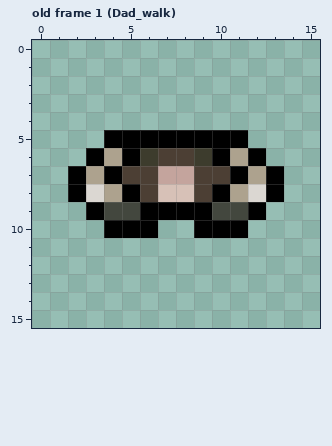
One commit to this pixel-art file: topdown_dad.aseprite. This is how it looked before the edit.
16x16 pixels, 54 frames. Shown: old frame 1 (Dad_walk). The commit also changed other frames, which this record leaves out.
Now the later version:
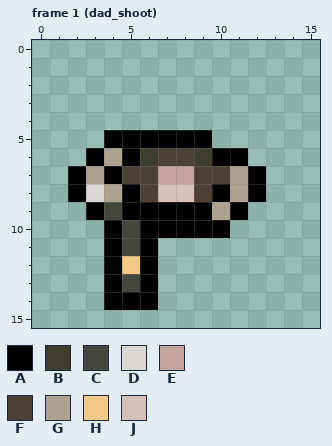
Palette (. is transparent): A #000000  B #3d3c2d  C #43473e  D #dbd7d2  E #c4a49d  F #4c3f34  G #ada28e  H #f2c885  J #d7c1b7
A new or re-ordered frame is compared with the old frame closest to it.
Diff:
frames 54 -> 60
Frame 1 (dad_shoot) is new; against old frame 1 (Dad_walk), layer "Layer 1":
y 5: x 10..11 AA -> ..
y 6: x 11..12 GA -> A.
y 7: x 11..13 AGA -> GA.
y 8: x 12..13 DA -> A.
y 9: x 5 C -> A; x 10..12 CCA -> GA.
y 10: x 5 A -> C; x 7..8 .. -> AA; x 11 A -> .
y 11: x 4..6 ... -> ACA
y 12: x 4..6 ... -> AHA
y 13: x 4..6 ... -> ACA
y 14: x 4..6 ... -> AAA
